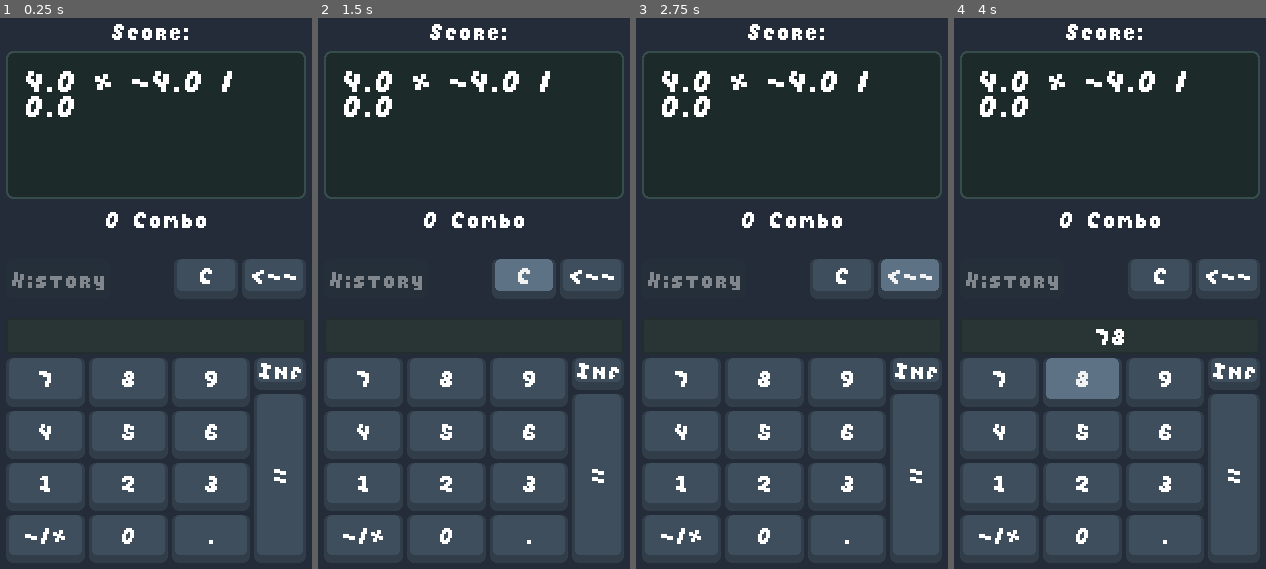
Above: before the commit, frames 1-4 (left to right).
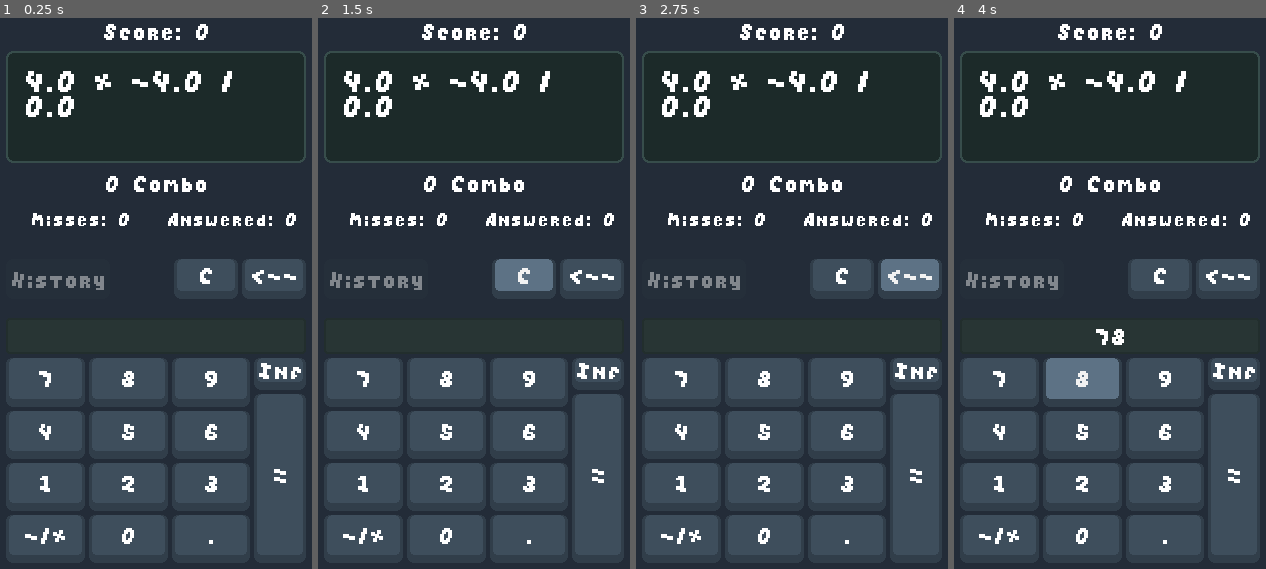
Above: after the commit, the same moments.

Repository: yDewolf/MathDungeons
Game: Godot game, scene res://core/scenes/MathTest.tscn
Two runs of this game, one before a commit and one after it. Both use one fixed random seed, a clock stepped at 60 frames per second and the inputs below.
Inputs:
- Up to frame 1 (0.25 s): no input
- Up to frame 2 (1.5 s): click "." at 0.5 s; click "C" at 1.25 s
- Up to frame 3 (2.75 s): click "<--" at 2 s
- Up to frame 4 (4 s): click "7" at 2.75 s; click "8" at 3.5 s

The runs differ from the first frame. In frame 1, 2.5% of the frame differs, in the area x 1-99%, y 1-39%; in frame 2, 2.5%; in frame 3, 2.5%; in frame 4, 2.5%.

Commit message:
Simple miss count and correct answers label

Diff:
--- a/core/components/MathProblem/ScoreHandler/ScoreHandler.gd
+++ b/core/components/MathProblem/ScoreHandler/ScoreHandler.gd
@@ -5,6 +5,18 @@
 
 @export var score_view: RichTextLabel
 @export var combo_view: RichTextLabel
+
+@export var miss_count_label: RichTextLabel
+var miss_count: int = 0:
+	set(value):
+		miss_count = value
+		miss_count_label.text = "Misses: " + str(miss_count)
+@export var correct_answers_label: RichTextLabel
+var total_correct_answers: int = 0:
+	set(value):
+		total_correct_answers = value
+		correct_answers_label.text = "Answered: " + str(total_correct_answers)
+
 
 var rng: RandomEquationGen
 
@@ -49,6 +61,10 @@
 signal updated_score()
 
 func _ready() -> void:
+	miss_count = 0
+	total_correct_answers = 0
+	current_score = 0
+
 	rng = expression_handler.random_gen
 	expression_handler.generated_expression.connect(update_score_multiplier)
 	expression_handler.sent_wrong_answer.connect(update_score)
@@ -63,10 +79,12 @@
 func update_score(correct_answer: bool = false):
 	if correct_answer:
 		combo += 1
+		total_correct_answers += 1
 		self.current_score += round(expression_value * self.score_multiplier)
 		return
 
 	combo = 0
+	miss_count += 1
 	self.current_score += round(expression_value * self.score_multiplier * -1)
 
 
--- a/core/scenes/MathTest.tscn
+++ b/core/scenes/MathTest.tscn
@@ -14,11 +14,13 @@
 
 [node name="MathTest" type="Node"]
 
-[node name="ScoreHandler" type="Node" parent="." node_paths=PackedStringArray("expression_handler", "score_view", "combo_view")]
+[node name="ScoreHandler" type="Node" parent="." node_paths=PackedStringArray("expression_handler", "score_view", "combo_view", "miss_count_label", "correct_answers_label")]
 script = ExtResource("4_wr8ep")
 expression_handler = NodePath("../ExpressionHandler")
-score_view = NodePath("../UI/PanelContainer/VBoxContainer/MarginContainer2/VBoxContainer/ScoreView")
+score_view = NodePath("../UI/PanelContainer/VBoxContainer/MarginContainer2/VBoxContainer/HBoxContainer2/ScoreView")
 combo_view = NodePath("../UI/PanelContainer/VBoxContainer/MarginContainer2/VBoxContainer/ComboView")
+miss_count_label = NodePath("../UI/PanelContainer/VBoxContainer/MarginContainer2/VBoxContainer/HBoxContainer/Misscount")
+correct_answers_label = NodePath("../UI/PanelContainer/VBoxContainer/MarginContainer2/VBoxContainer/HBoxContainer/TotalAnswered")
 metadata/_custom_type_script = "uid://b4sha7ob4ac47"
 
 [node name="ExpressionHandler" type="Node" parent="." node_paths=PackedStringArray("random_gen", "view_holder", "warn_label", "virtual_numpad")]
@@ -72,11 +74,15 @@
 layout_mode = 2
 size_flags_vertical = 3
 
-[node name="ScoreView" type="RichTextLabel" parent="UI/PanelContainer/VBoxContainer/MarginContainer2/VBoxContainer"]
+[node name="HBoxContainer2" type="HBoxContainer" parent="UI/PanelContainer/VBoxContainer/MarginContainer2/VBoxContainer"]
+layout_mode = 2
+
+[node name="ScoreView" type="RichTextLabel" parent="UI/PanelContainer/VBoxContainer/MarginContainer2/VBoxContainer/HBoxContainer2"]
 custom_minimum_size = Vector2(0, 32)
 layout_mode = 2
+size_flags_horizontal = 3
 bbcode_enabled = true
-text = "Score: "
+text = "Score: 0"
 horizontal_alignment = 1
 vertical_alignment = 1
 
@@ -87,8 +93,32 @@
 [node name="ComboView" type="RichTextLabel" parent="UI/PanelContainer/VBoxContainer/MarginContainer2/VBoxContainer"]
 custom_minimum_size = Vector2(0, 32)
 layout_mode = 2
+size_flags_horizontal = 3
 bbcode_enabled = true
 text = "0 Combo"
+horizontal_alignment = 1
+vertical_alignment = 1
+
+[node name="HBoxContainer" type="HBoxContainer" parent="UI/PanelContainer/VBoxContainer/MarginContainer2/VBoxContainer"]
+layout_mode = 2
+
+[node name="Misscount" type="RichTextLabel" parent="UI/PanelContainer/VBoxContainer/MarginContainer2/VBoxContainer/HBoxContainer"]
+custom_minimum_size = Vector2(0, 32)
+layout_mode = 2
+size_flags_horizontal = 3
+theme_override_font_sizes/normal_font_size = 15
+bbcode_enabled = true
+text = "Misses: 999"
+horizontal_alignment = 1
+vertical_alignment = 1
+
+[node name="TotalAnswered" type="RichTextLabel" parent="UI/PanelContainer/VBoxContainer/MarginContainer2/VBoxContainer/HBoxContainer"]
+custom_minimum_size = Vector2(0, 32)
+layout_mode = 2
+size_flags_horizontal = 3
+theme_override_font_sizes/normal_font_size = 15
+bbcode_enabled = true
+text = "Correct: 999"
 horizontal_alignment = 1
 vertical_alignment = 1
 
--- a/project.godot
+++ b/project.godot
@@ -12,7 +12,7 @@
 
 config/name="Inverse Calculator"
 config/description="Calculadora Inversa"
-config/version="v0.6"
+config/version="0.3"
 run/main_scene="uid://b8ow2nsxtjtj3"
 config/features=PackedStringArray("4.4", "Forward Plus")
 config/icon="uid://c4ulbdj2ns6o1"
Not shown, changed: export_presets.cfg
